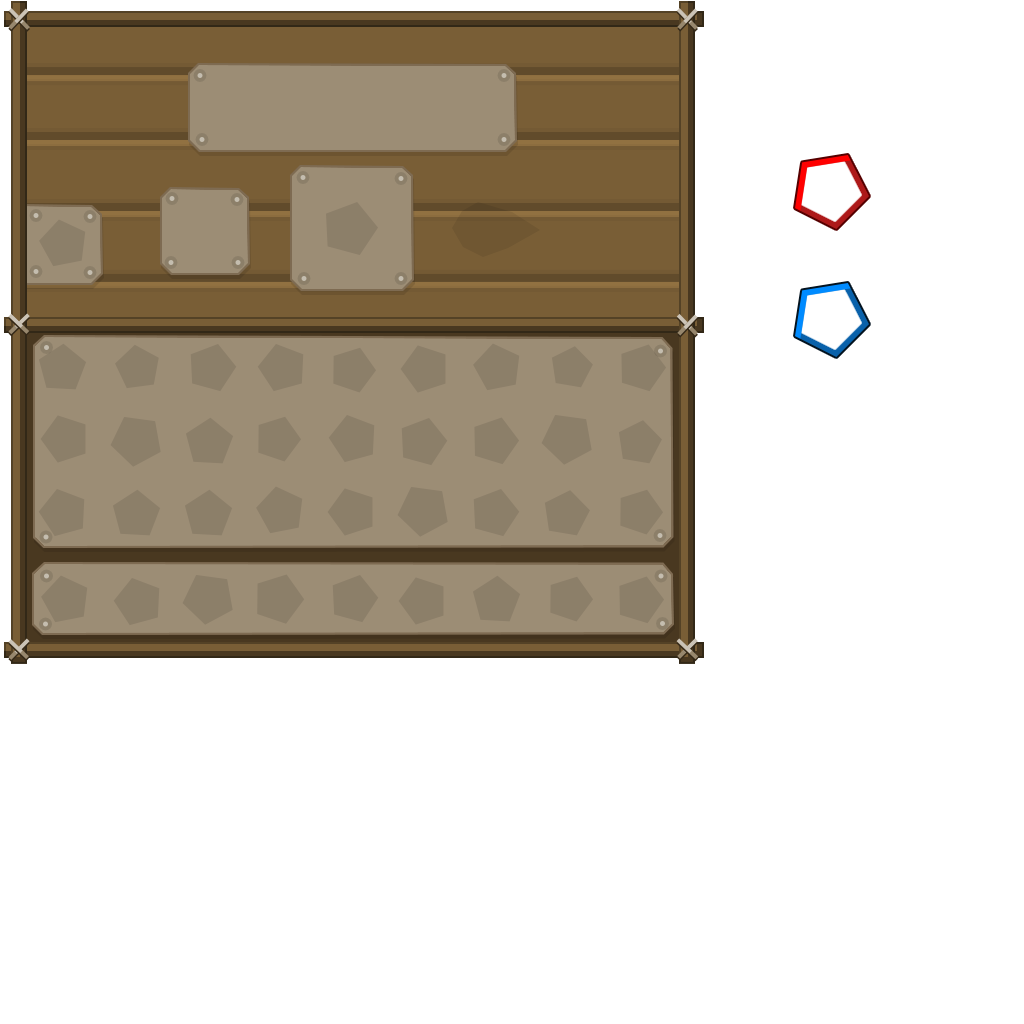
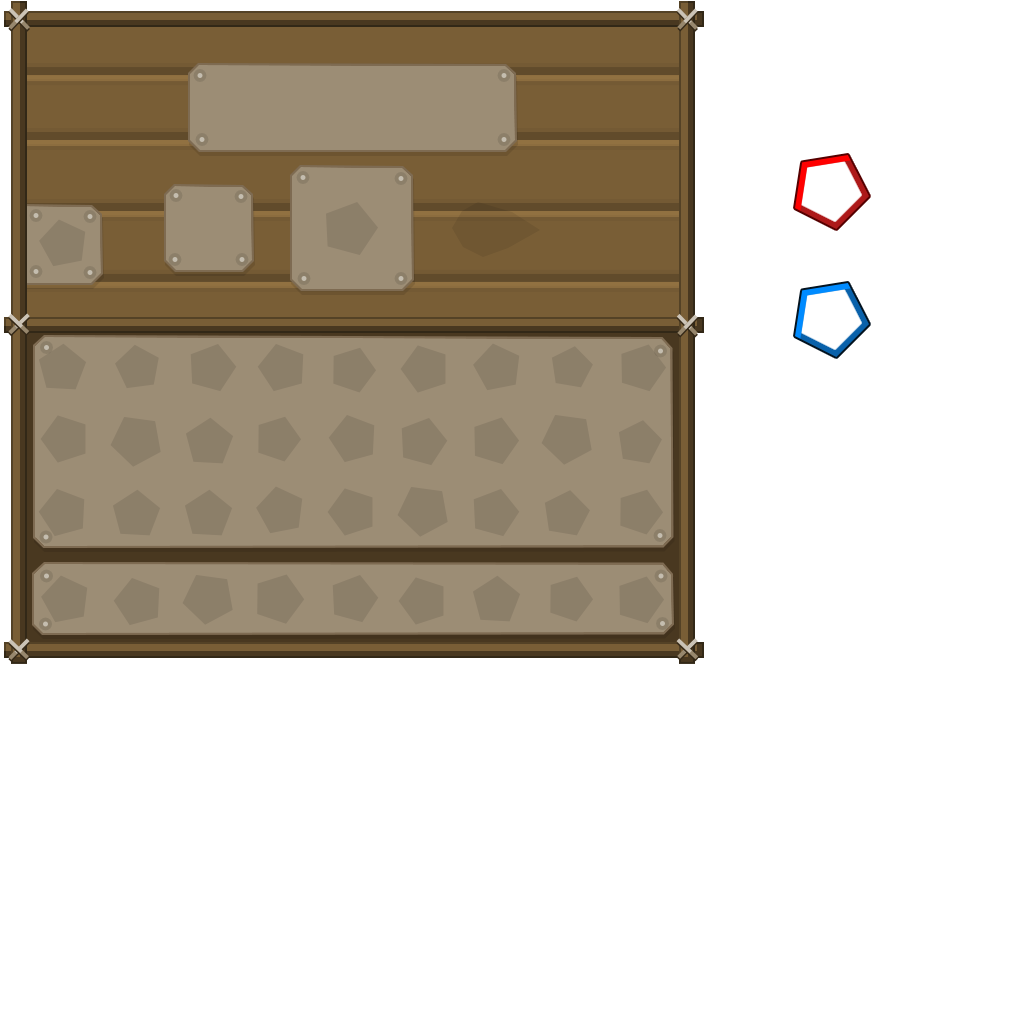
Layers edited between the first and the second 1024x1024 image:
painted on "elipsis" over [left=168, top=193, right=245, bottom=265]
painted on "Forme 19" over [left=160, top=184, right=254, bottom=275]
